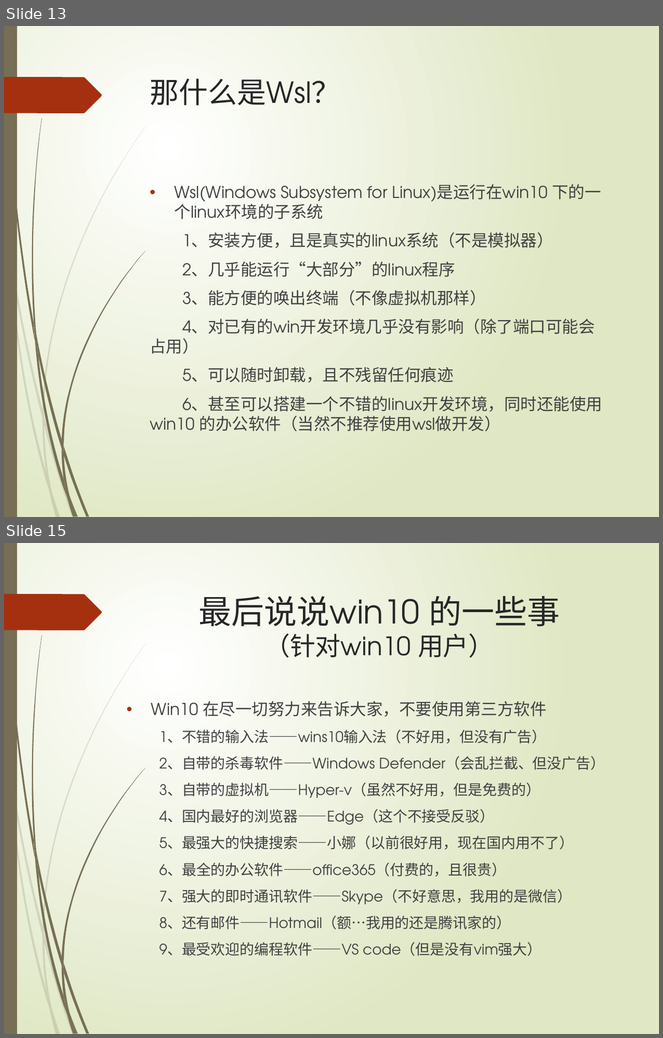
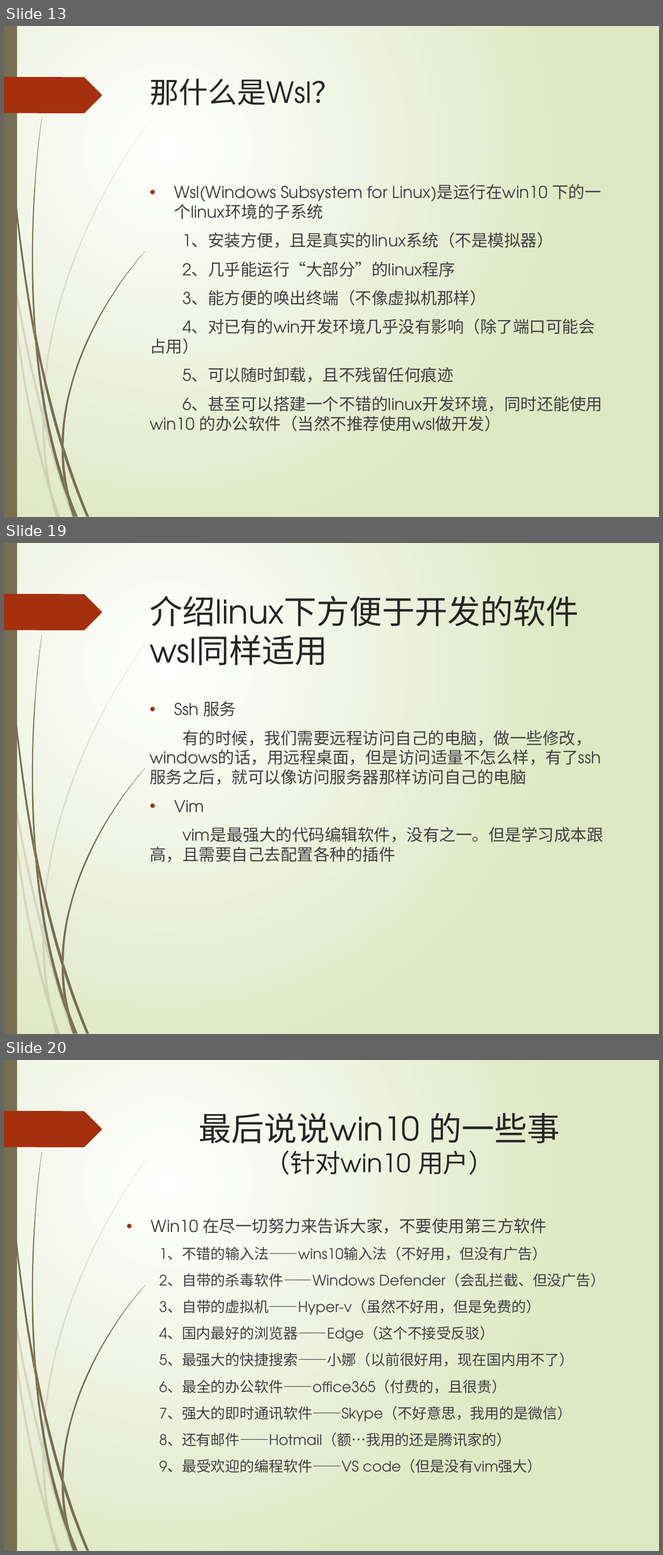
Before and after one commit to niming175/my-wsl-setting, a slide deck: web开发环境概述.pptx. Shown one above the other, each under a label of ours: slides 13 and 15 before the commit, slides 13, 19 and 20 after it; the slides between them are not shown. The pictures are 663x1038 and 663x1555 pixels, drawn with LibreOffice and Linux fonts; fonts in the diff are those of the drawing. Boxes give left, top, right and bottom in pixels: in the first picture for what was removed or moved away, otherwise in the second. Text is boxed around its words. In the diff, an @@ line names an element or a change of style, - is before the commit and + after.

Commit message:
修改ppt

```diff
--- a/web开发环境概述.pptx
+++ b/web开发环境概述.pptx
@@ slide 19 added at (4,543,659,1034), background gradient #FFFFFF to #DFE8C4; not listed: 24 template elements that a slide beside it also shows @@
@@ title added at (150,596,579,665), 36 pt, text #262626 @@
+介绍linux下方便于开发的软件
+wsl同样适用
@@ text added at (150,701,603,862), 18 pt, text #404040 @@
+• Ssh 服务
+有的时候，我们需要远程访问自己的电脑，做一些修改，windows的话，用远程桌面，但是访问适量不怎么样，有了ssh服务之后，就可以像访问服务器那样访问自己的电脑
+• Vim
+vim是最强大的代码编辑软件，没有之一。但是学习成本跟高，且需要自己去配置各种的插件
@@ what was slide 15 is now slide 20 @@
```
Also in this commit, not shown: 3 slides changed, 4 other slides added, 1 other file.
